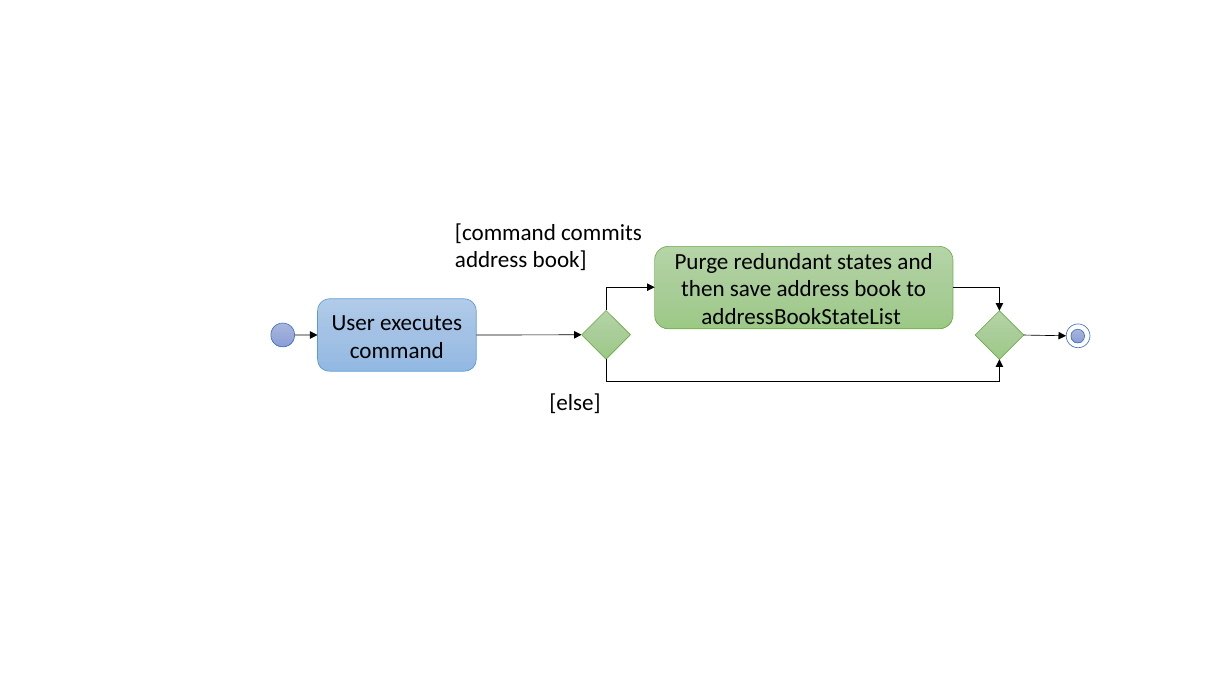
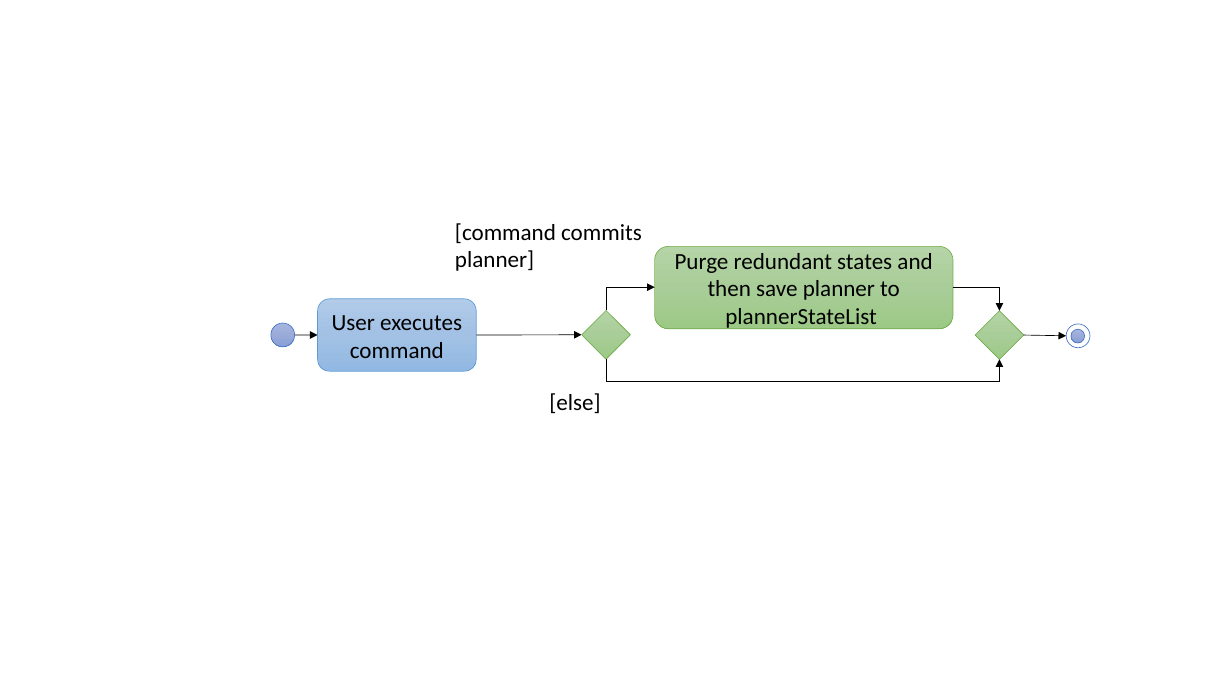
Before and after one commit to seanieyap/main, a slide deck: slide 1 of docs/diagrams/UndoRedoActivityDiagram.pptx. Drawn at 1232x693 pixels with LibreOffice and Linux fonts; fonts in the diff are those of the drawing. Boxes give left, top, right and bottom in pixels: in the first picture for what was removed or moved away, otherwise in the second. Text is boxed around its words. In the diff, an @@ line names an element or a change of style, - is before the commit and + after.

```diff
--- a/docs/diagrams/UndoRedoActivityDiagram.pptx
+++ b/docs/diagrams/UndoRedoActivityDiagram.pptx
@@ text at (x1=455, y1=223, x2=642, y2=271): text changed @@
-[command commits address book]
+[command commits planner]
@@ text in rounded rectangle at (x1=675, y1=253, x2=932, y2=330): text changed @@
-Purge redundant states and then save address book to addressBookStateList
+Purge redundant states and then save planner to plannerStateList
```
Also in this commit, not shown: 16 other files.
